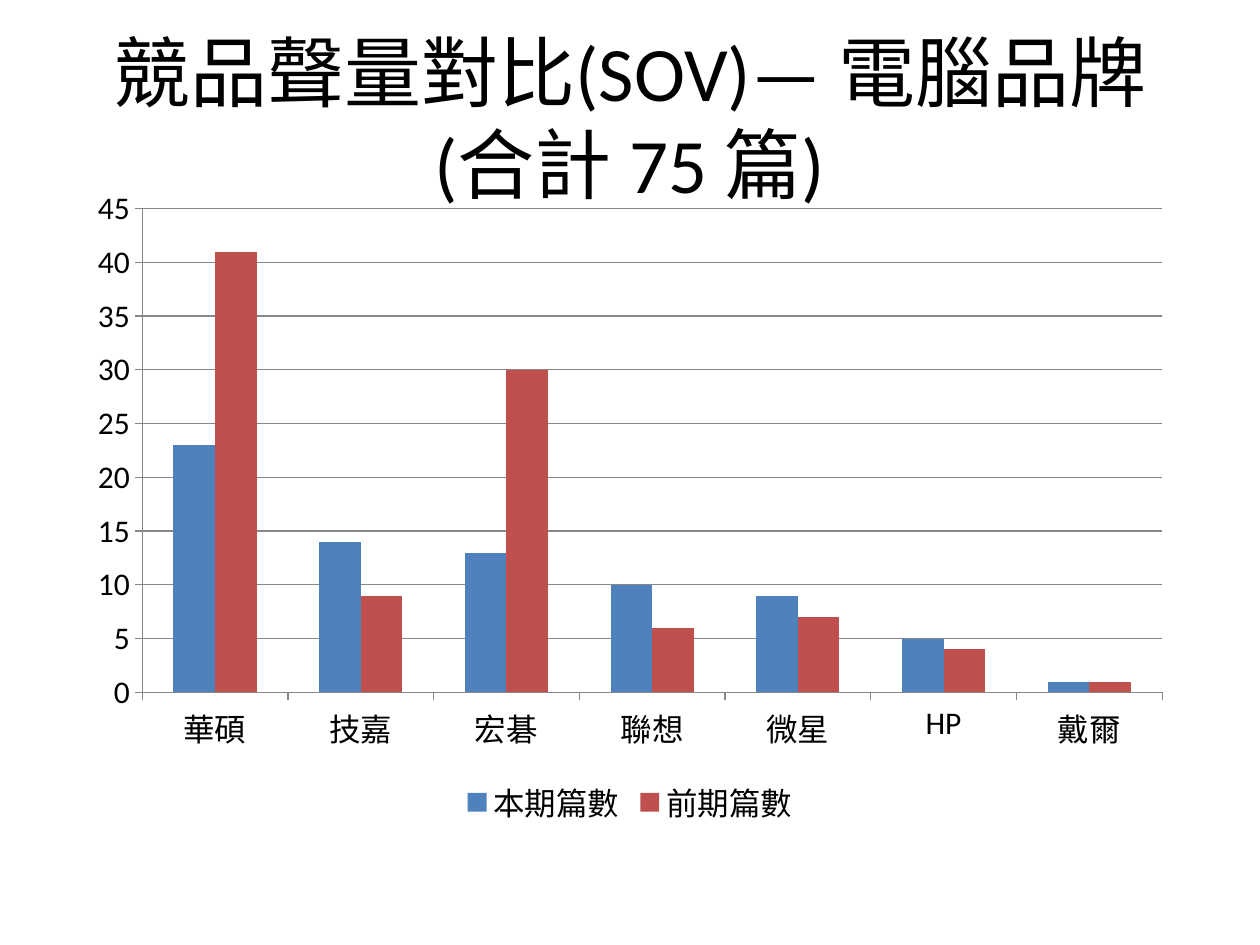
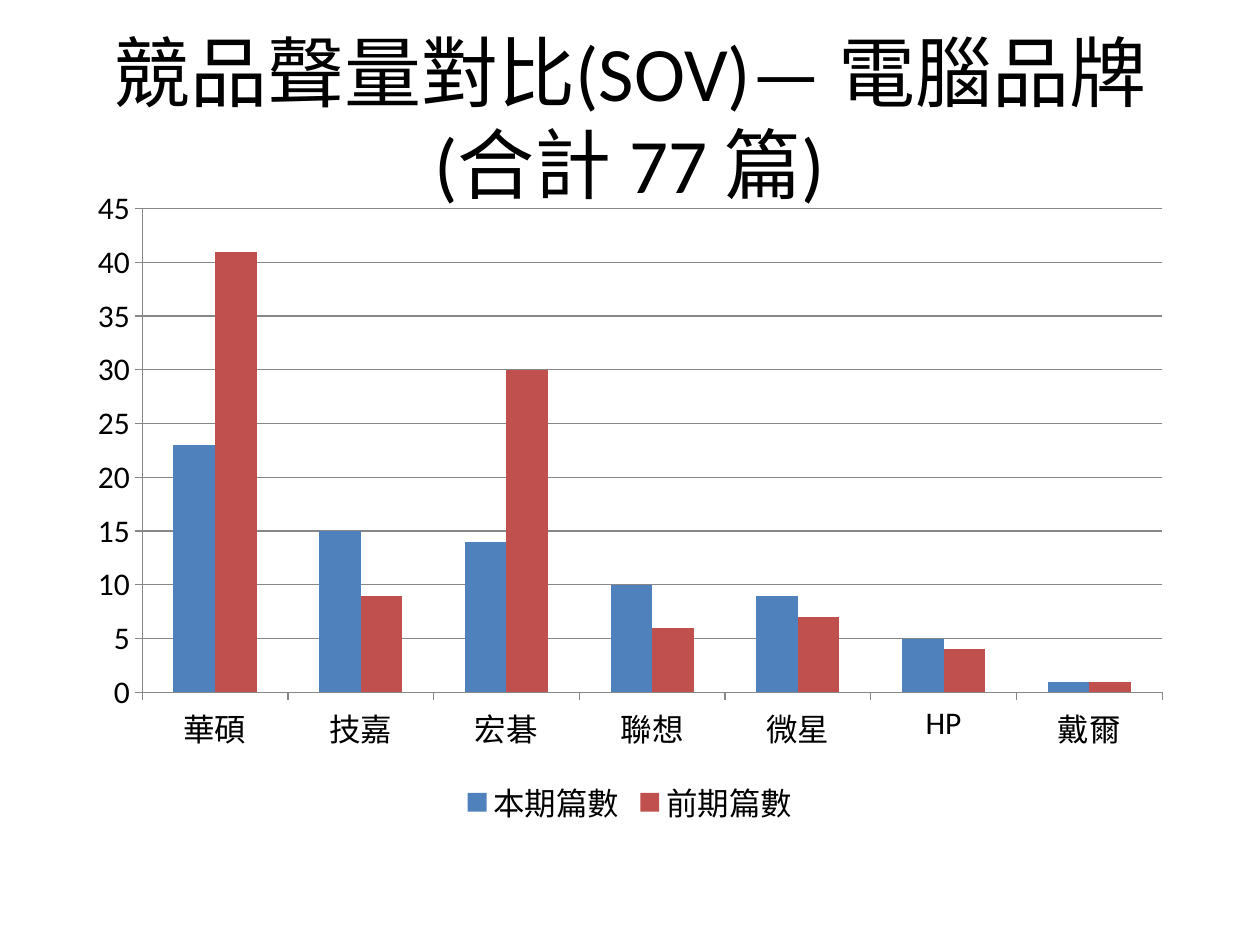
Before and after one commit to AndyChen825/industry-monitor, a slide deck: slide 4 of docs/reports/台灣產業趨勢監測週報_2026-08-17_2026-08-24.pptx. Drawn at 1260x945 pixels with LibreOffice and Linux fonts; fonts in the diff are those of the drawing. Boxes give left, top, right and bottom in pixels: in the first picture for what was removed or moved away, otherwise in the second. Text is boxed around its words. In the diff, an @@ line names an element or a change of style, - is before the commit and + after.

```diff
--- a/docs/reports/台灣產業趨勢監測週報_2026-08-17_2026-08-24.pptx
+++ b/docs/reports/台灣產業趨勢監測週報_2026-08-17_2026-08-24.pptx
@@ title at [113, 36, 1147, 209]: text changed @@
-競品聲量對比(SOV)— 電腦品牌(合計 75 篇)
+競品聲量對比(SOV)— 電腦品牌(合計 77 篇)
@@ column chart at [76, 176, 1184, 832] @@
@@ 本期篇數, 技嘉: 14 to 15 @@
@@ 本期篇數, 宏碁: 13 to 14 @@
```
Also in this commit, not shown: 5 other slides changed, 8 other files.
